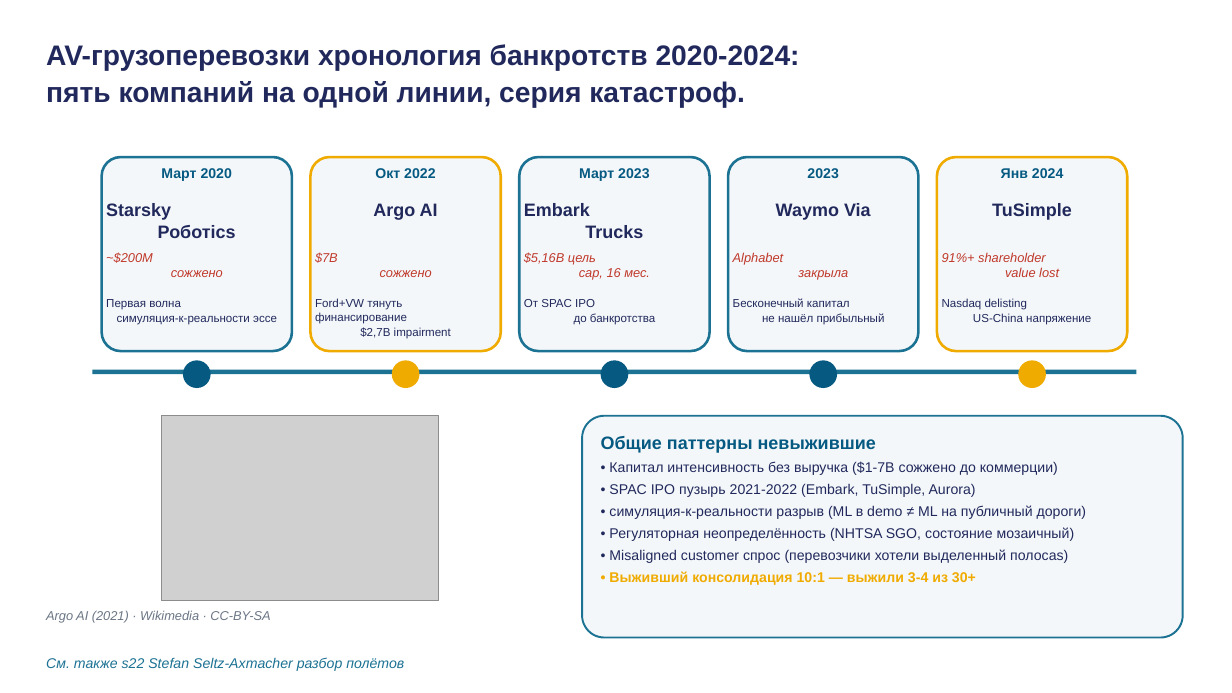
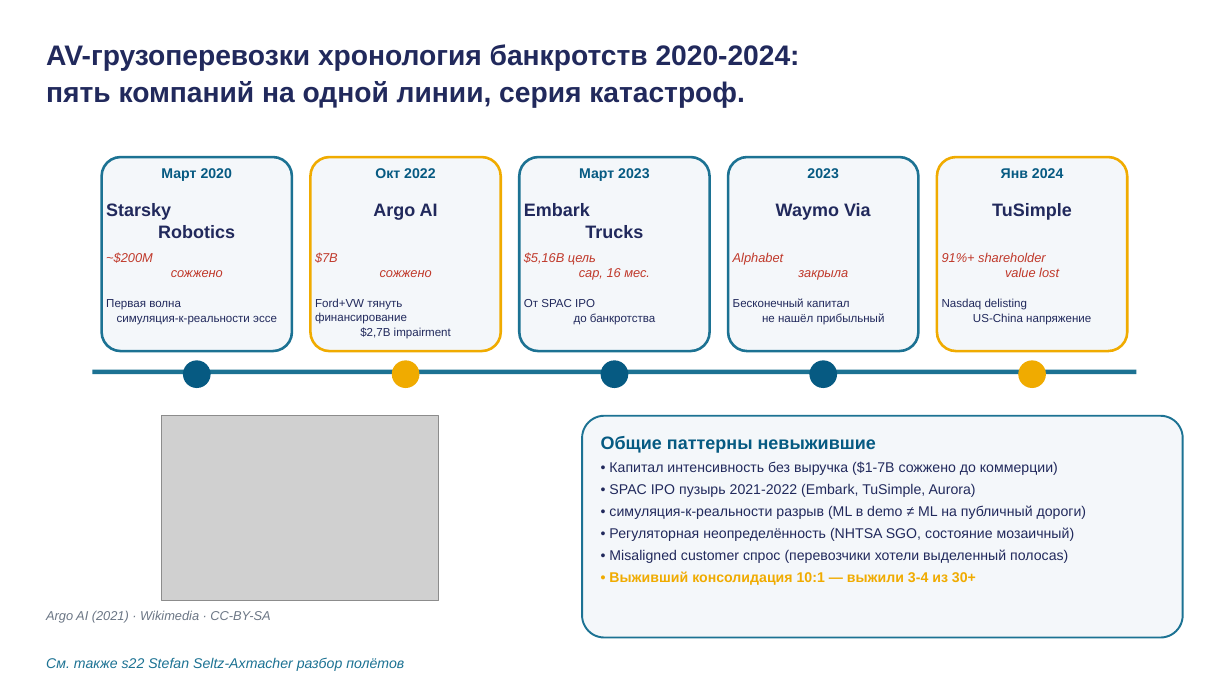
Before and after one commit to tellina-study/AI-usage-lessons, a slide deck: slide 17 of library/lectures/lec-13/rendered/lec-13.pptx. Drawn at 1232x693 pixels with LibreOffice and Linux fonts; fonts in the diff are those of the drawing; grey boxes stand for pictures. Boxes give left, top, right and bottom in pixels: in the first picture for what was removed or moved away, otherwise in the second. Text is boxed around its words. In the diff, an @@ line names an element or a change of style, - is before the commit and + after.

```diff
--- a/library/lectures/lec-13/rendered/lec-13.pptx
+++ b/library/lectures/lec-13/rendered/lec-13.pptx
@@ text at (x1=106, y1=203, x2=235, y2=238): text changed @@
-Starsky
-Роботics
+Starsky
+Robotics
```
Also in this commit, not shown: 8 other slides changed, 3 other files.
